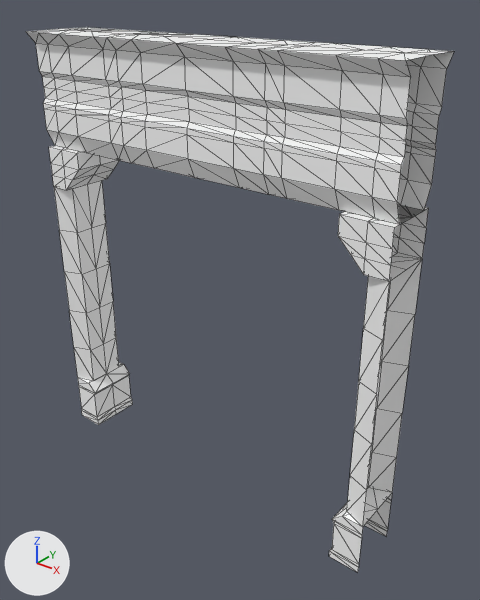
The glTF model assets/main_hall_assets/sm_arch_wall_01.glb: old version first, new version second.
One viewpoint serves both versions: a camera (50 mm lens) standing at (10.43, -7.4, 8.82) and looking at (3.94, 0.72, 3.79). Lighting does not change. The marker at lower left points along +X, +Y and +Z. Mesh edges are drawn as thin lines. Objects named as collision shapes, trigger or cutter boxes, shadow casters or lower levels of detail are left out. Where no turn or scale is listed for an object, it has been applied to the vertices. Vertices at the same position are counted once.

Objects in the first picture: 'arch_big_003', 'sm_arch_wall_01.002', 'sm_arch_wall_01.003', 'sm_arch_wall_01.004'.
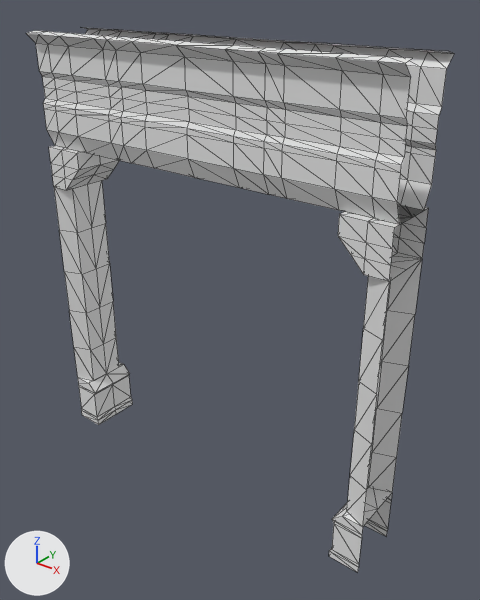
Location of each change, (x1, y1, x2, y2) in pixels of the pictures (480 x 600 px; the box of a moved part takes in the faces that stretch with it):
'sm_arch_wall_01.003', recoloured, reshaped
    both: (26, 27, 454, 224)
'arch_big_003', recoloured
    both: (54, 181, 422, 527)
'sm_arch_wall_01.004', recoloured
    both: (49, 146, 429, 282)
'sm_arch_wall_01.002', recoloured
    both: (78, 362, 392, 572)
part 1 of me_cylinder_005, moved or reshaped
    both: (26, 27, 454, 77)

Edits to the bpy script that builds the scene:
```text
Change mat_m_archtrim_01:
    mat_m_archtrim_01.base_color: (1.0, 1.0, 1.0) -> (0.8, 0.8, 0.8)  # white #ffffff -> white #e7e7e7
Change me_cylinder_005:
    used by ob_sm_arch_wall_01_003; parent = ob_sm_arch_wall_01_002; location = (0.0, 0.0, 0.0)
    remove me_cylinder_005.from_pydata(...)  # 286 vertices, 528 faces; spans x 0.0..7.0, y -0.17..1.17, z 6.0..8.0
    add me_cylinder_005.from_pydata(...)  # 299 vertices, 528 faces; spans x 0.0..7.0, y -0.17..1.17, z 6.0..8.0
    me_cylinder_005 part 1
    13 vertices are removed from x 0.0..7.0, y 0.5, z 8.0
    48 faces are deleted
    26 vertices in x 0.0..7.0, y -0.17..1.17, z 7.99 move by (0.0, 0.0, -0.03)
    13 new vertices lie (0.0, 0.17, 0.04) away from vertices in x 0.0..7.0, y -0.17, z 7.99
    13 new vertices lie (0.0, -0.17, 0.04) away from vertices in x 0.0..7.0, y 1.17, z 7.99
    48 new faces join them
```
